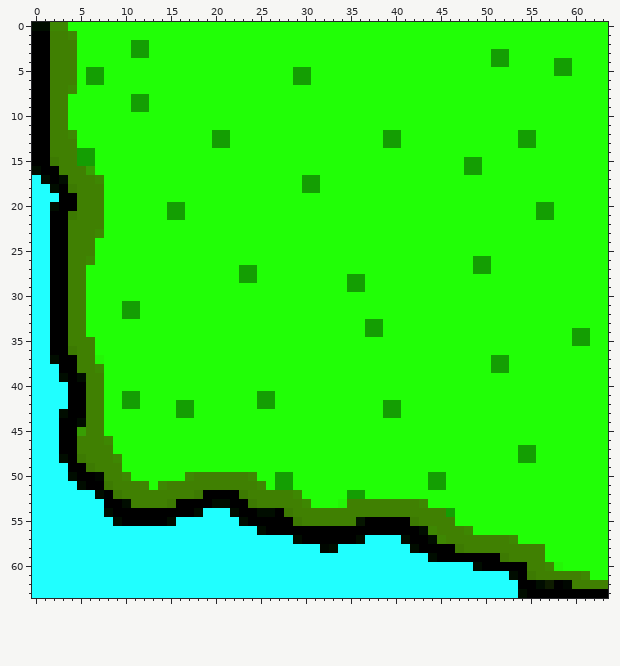
One commit to this pixel-art sprite: images/world_grass_bottom_left.png. The picture above is the old version.
The file is 64x64 pixels. Colours within 5 levels of each other are drawn and written as one.
New version:
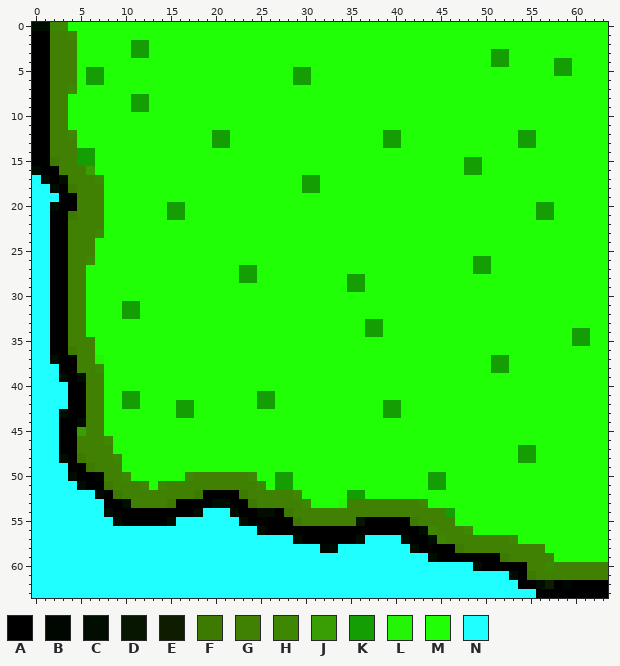
Palette (. is transparent): A #000000  B #000700  C #010d00  D #061601  E #0e1c00  F #3d7a02  G #408002  H #3e8702  J #389e03  K #149e03  L #24f506  M #21ff06  N #20ffff
Diff:
y 59: x 57 M -> G
y 60: x 58..63 LMMMMM -> GGGGGG
y 61: x 61..63 HMM -> GGG
y 62: x 60..63 GGGG -> AAAA
y 63: x 54..55 CA -> NN
